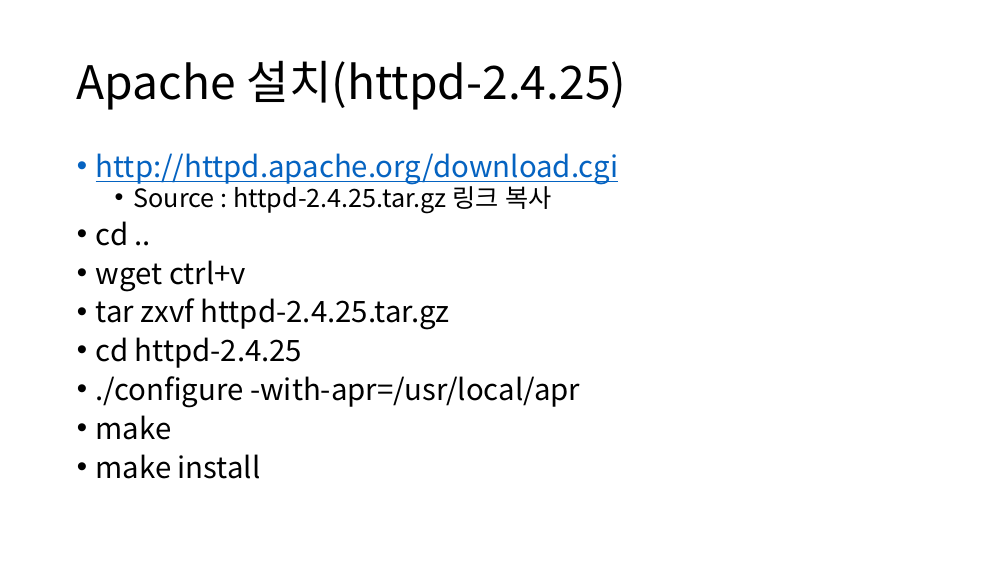
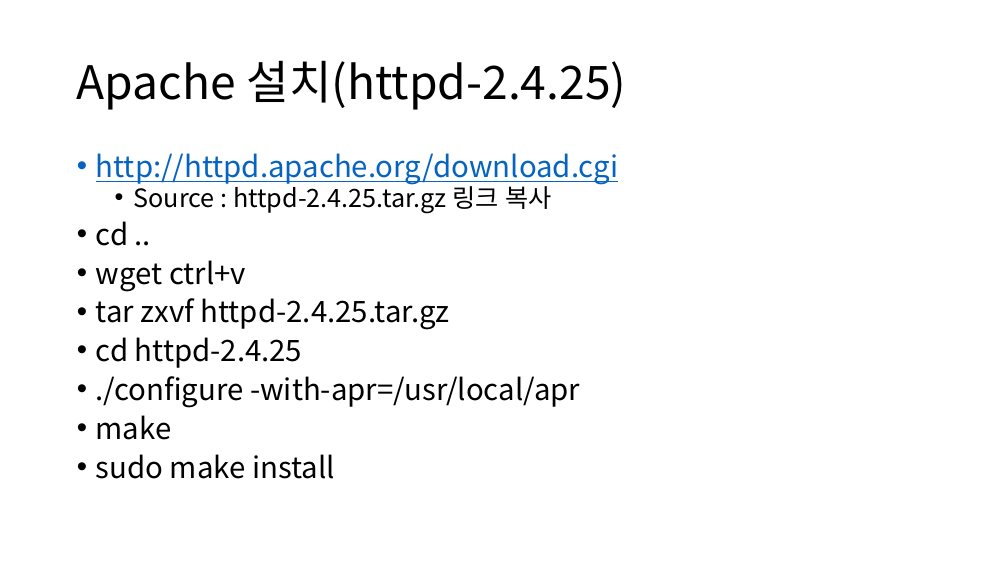
Before and after one commit to wlxyzlw/swpp201701, a slide deck: slide 5 of ta-session/swpp_03.14.pptx. Drawn at 1008x567 pixels with LibreOffice and Linux fonts; fonts in the diff are those of the drawing. Boxes give left, top, right and bottom in pixels: in the first picture for what was removed or moved away, otherwise in the second. Text is boxed around its words. In the diff, an @@ line names an element or a change of style, - is before the commit and + after.

```diff
--- a/ta-session/swpp_03.14.pptx
+++ b/ta-session/swpp_03.14.pptx
@@ text at (x1=96, y1=454, x2=335, y2=479): text changed @@
-• make install
+• sudo make install
```
Also in this commit, not shown: 4 other slides changed, 1 slide added.
